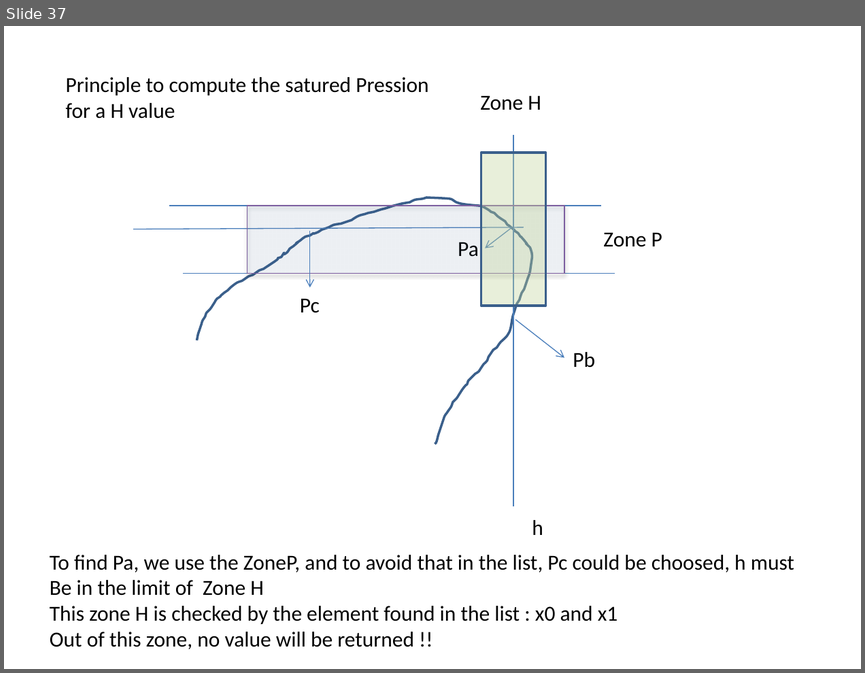
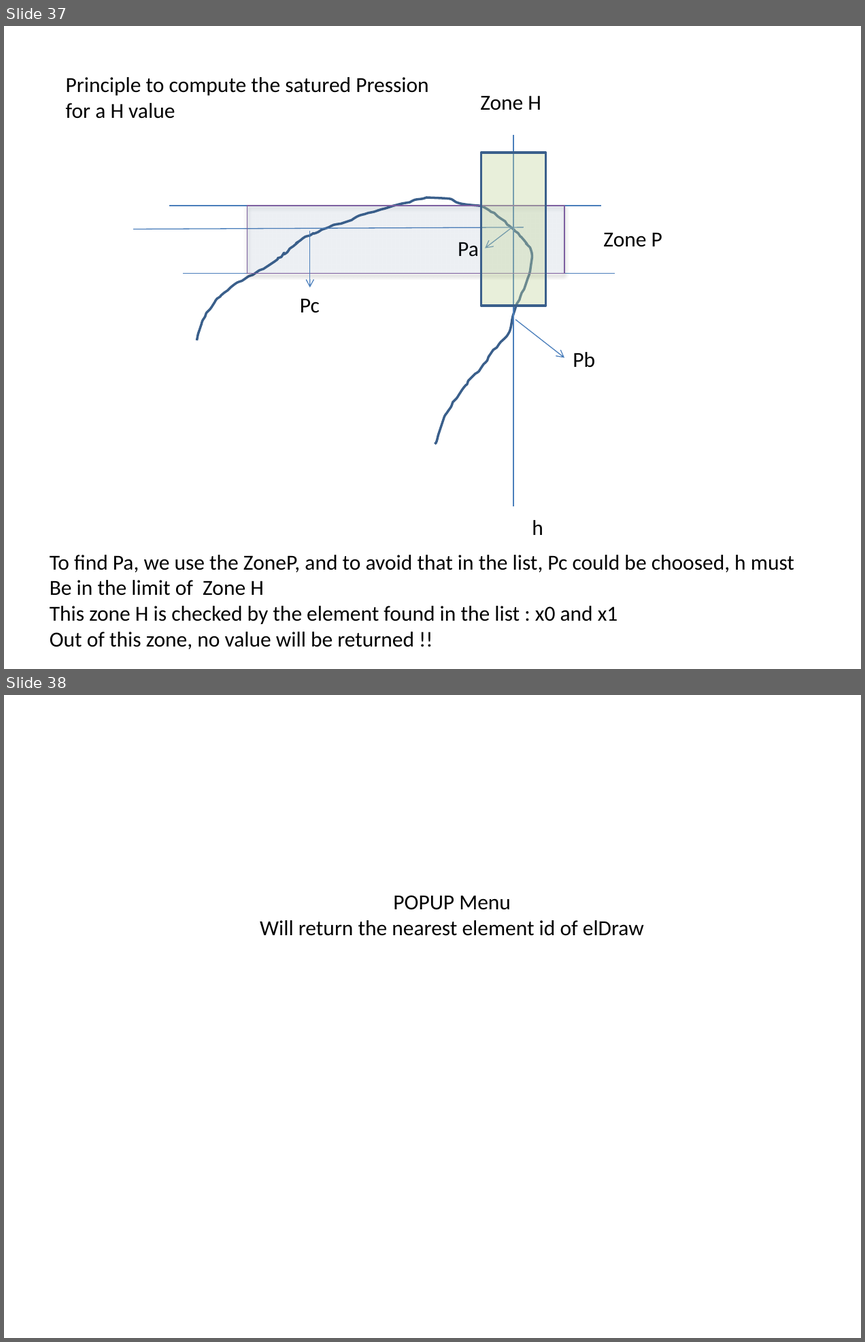
Before and after one commit to ckl67/PAC-Tool, a slide deck: prog_dev_help/pac-tool help draw.pptx. Shown one above the other, each under a label of ours: slide 37 before the commit, slides 37 and 38 after it. The pictures are 865x673 and 865x1342 pixels, drawn with LibreOffice and Linux fonts; fonts in the diff are those of the drawing. Boxes give left, top, right and bottom in pixels: in the first picture for what was removed or moved away, otherwise in the second. Text is boxed around its words. In the diff, an @@ line names an element or a change of style, - is before the commit and + after.

```diff
--- a/prog_dev_help/pac-tool help draw.pptx
+++ b/prog_dev_help/pac-tool help draw.pptx
@@ slide 38 added at [4,695,861,1338], background #FFFFFF @@
@@ text added at [260,895,644,936], 18 pt, text #000000 @@
+POPUP Menu
+Will return the nearest element id of elDraw
```
Also in this commit, not shown: 1 other slide added, 3 other files.
